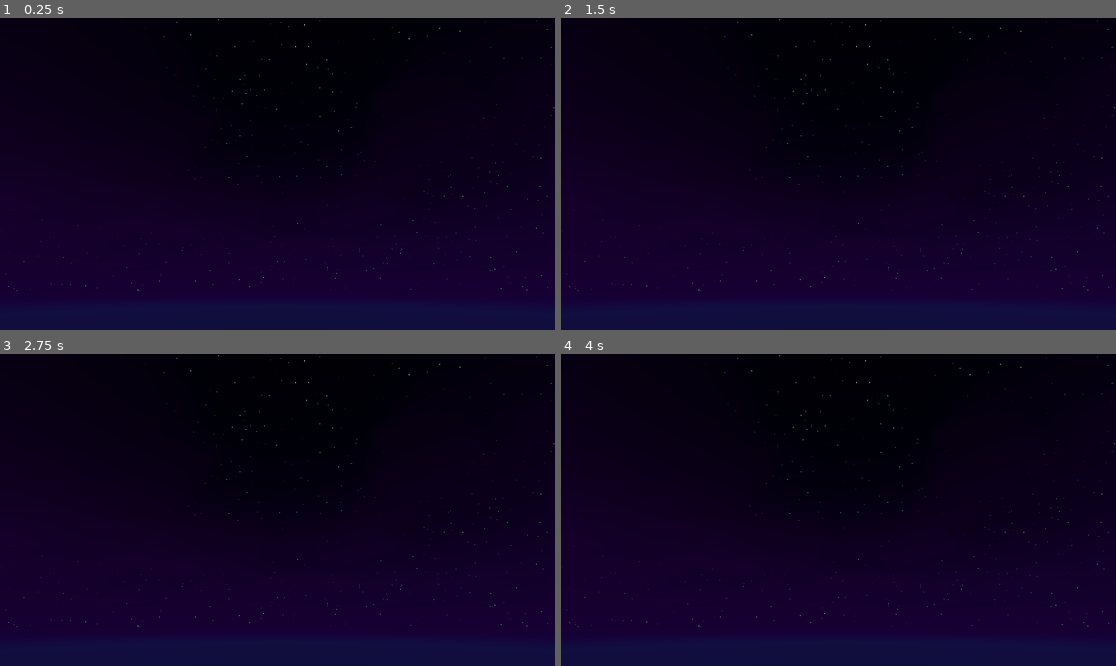
Above: before the commit, frames 1-4 (two rows, left to right).
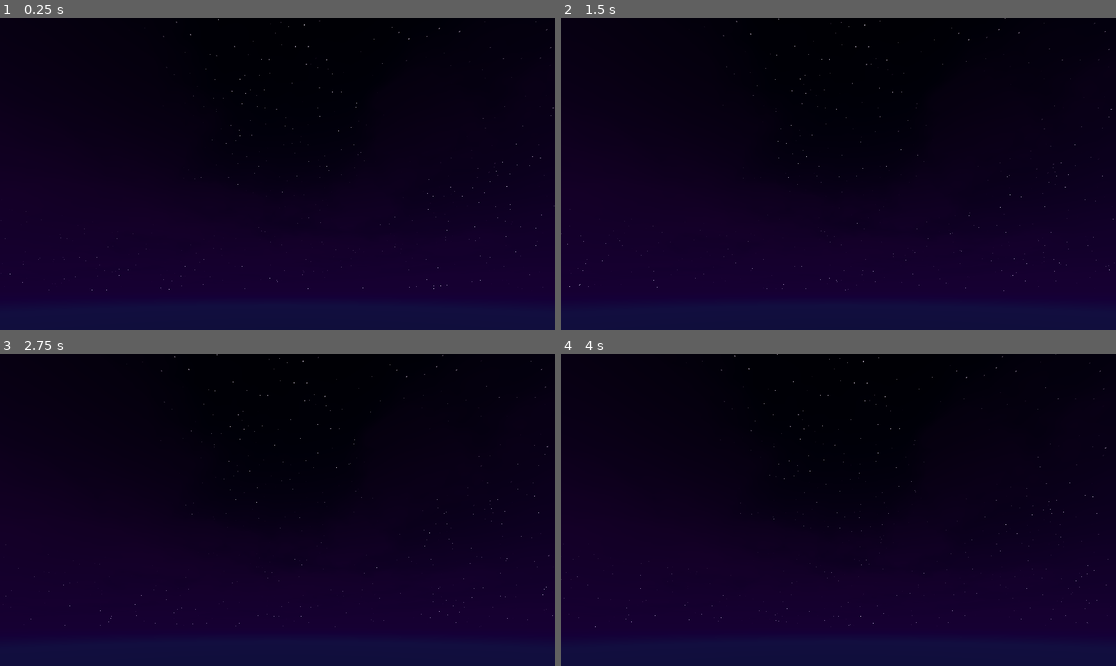
Above: after the commit, the same moments.

Repository: krzmig/godot-simple-sky-project
Game: Godot game, scene res://main.tscn
The game is run twice, just before and just after one commit, with the same random seed, the same clock (stepped at 60 frames per second) and the same inputs.
Inputs:
- Up to frame 1 (0.25 s): no input
- Up to frame 2 (1.5 s): no input
- Up to frame 3 (2.75 s): no input
- Up to frame 4 (4 s): no input

The runs differ from the first frame. In frame 1, 0.2% of the frame differs, in the area x 0-100%, y 0-88%; in frame 2, 0.2%; in frame 3, 0.2%; in frame 4, 0.2%.

Commit message:
Fix for the base value of the power of lights Programmatic time lapse added

Diff:
--- a/main.gd
+++ b/main.gd
@@ -12,6 +12,12 @@
 @export_range( 0.0, HOURS_IN_DAY, 0.0001 ) var day_time : float = 0.0 :
 	set( value ) :
 		day_time = value
+		if day_time < 0.0 :
+			day_time += HOURS_IN_DAY
+			day_of_year -= 1
+		elif day_time > HOURS_IN_DAY :
+			day_time -= HOURS_IN_DAY
+			day_of_year += 1
 		_update()
 @export_range( -90.0, 90.0, 0.01 ) var latitude : float = 0 :
 	set( value ) :
@@ -50,21 +56,45 @@
 	set( value ) :
 		use_day_time_for_shader = value
 		_update_shader()
+## Multiplier of the elapsed time in the running game.
+## If 0.0 - day time will not be changed automatically.
+## If 1.0 - one hour will take one second.
+@export_range( 0.0, 1.0, 0.0001 ) var time_scale : float = 0.01 :
+	set( value ) :
+		time_scale = value
+## If 0, the value will set from the sun object, but as the script runs in the editor, it may set the wrong value, so it is best to set it manually.
+@export_range( 0.0, 10.0, 0.01 ) var sun_base_enegry : float = 0.0 :
+	set( value ) :
+		sun_base_enegry = value
+		_update_shader()
+## If 0, the value will set from the moon object, but as the script runs in the editor, it may set the wrong value, so it is best to set it manually.
+@export_range( 0.0, 10.0, 0.01 ) var moon_base_enegry : float = 0.0 :
+	set( value ) :
+		moon_base_enegry = value
+		_update_shader()
 
 @onready var environment : WorldEnvironment = $WorldEnvironment
 @onready var sun : DirectionalLight3D = $Sun
-@onready var sun_base_enegry : float = sun.light_energy
 @onready var moon : DirectionalLight3D = $Moon
-@onready var moon_base_enegry : float = moon.light_energy
 
 func _ready() -> void :
-	sun.position = Vector3( 0.0, 0.0, 0.0 )
-	sun.rotation = Vector3( 0.0, 0.0, 0.0 )
-	sun.rotation_order = EULER_ORDER_ZXY
-	moon.position = Vector3( 0.0, 0.0, 0.0 )
-	moon.rotation = Vector3( 0.0, 0.0, 0.0 )
-	moon.rotation_order = EULER_ORDER_ZXY
+	if is_instance_valid( sun ) :
+		sun.position = Vector3( 0.0, 0.0, 0.0 )
+		sun.rotation = Vector3( 0.0, 0.0, 0.0 )
+		sun.rotation_order = EULER_ORDER_ZXY
+		if sun_base_enegry == 0.0 :
+			sun_base_enegry = sun.light_energy
+	if is_instance_valid( moon ) :
+		moon.position = Vector3( 0.0, 0.0, 0.0 )
+		moon.rotation = Vector3( 0.0, 0.0, 0.0 )
+		moon.rotation_order = EULER_ORDER_ZXY
+		if moon_base_enegry == 0.0 :
+			moon_base_enegry = moon.light_energy
 	_update()
+
+func _process( delta: float ) -> void :
+	if not Engine.is_editor_hint() : # We don't want a time lapse in the editor
+		day_time += delta * time_scale
 
 func _update() -> void :
 	_update_sun()
--- a/main.tscn
+++ b/main.tscn
@@ -190,8 +190,10 @@
 }
 
 [node name="Main" type="Node3D"]
-script = ExtResource("1_awq8r")
+script = ExtResource("1_o06t4")
 use_day_time_for_shader = true
+sun_base_enegry = 1.0
+moon_base_enegry = 0.1
 
 [node name="WorldEnvironment" type="WorldEnvironment" parent="."]
 environment = SubResource("Environment_bh1jy")
@@ -200,21 +202,22 @@
 transform = Transform3D(0.920627, 0, -0.390445, -0.390445, -4.37114e-08, -0.920626, -1.70669e-08, 1, -4.02418e-08, 0, 0, 0)
 rotation_order = 4
 light_energy = 0.0
+light_cull_mask = 4294967293
 shadow_enabled = true
 shadow_opacity = 0.75
 shadow_blur = 5.0
-sky_mode = 2
+directional_shadow_max_distance = 1000.0
 
 [node name="Moon" type="DirectionalLight3D" parent="."]
-transform = Transform3D(0.995978, 0, 0.0895896, 0.0189377, -0.977403, -0.210533, 0.0875651, 0.211383, -0.973473, 0, 0, 0)
+transform = Transform3D(0.995978, 0, 0.0895896, 0.0189377, -0.977403, -0.210533, 0.0875652, 0.211383, -0.973473, 0, 0, 0)
 rotation_order = 4
 light_color = Color(1, 1, 0.6, 1)
 light_energy = 0.0
+light_cull_mask = 4294967293
 shadow_enabled = true
 shadow_opacity = 0.25
 shadow_blur = 5.0
 directional_shadow_fade_start = 0.1
-sky_mode = 2
 
 [node name="Camera3D" type="Camera3D" parent="."]
 transform = Transform3D(1, 0, 0, 0, 0.866025, -0.5, 0, 0.5, 0.866025, 0, 3, 6)
--- a/sky.gdshader
+++ b/sky.gdshader
@@ -286,6 +286,5 @@
 		_clouds_color = mix( _clouds_color, _sky_color, clamp( _night_amount, 0.0, 0.98 ));
 		_clouds_color = mix( _clouds_color, vec3( 0.0 ), clouds_weight * 0.9 );
 		COLOR = mix( COLOR, _clouds_color, _clouds_amount );
-		//COLOR = mix( COLOR, _clouds_color, clamp( _clouds_amount + clouds_weight * ( 1.0 - clouds_cutoff ) * 0.75, 0.0, 1.0 ));
 	}
 }
Not shown: 2 places in main.tscn that only renumber resources
